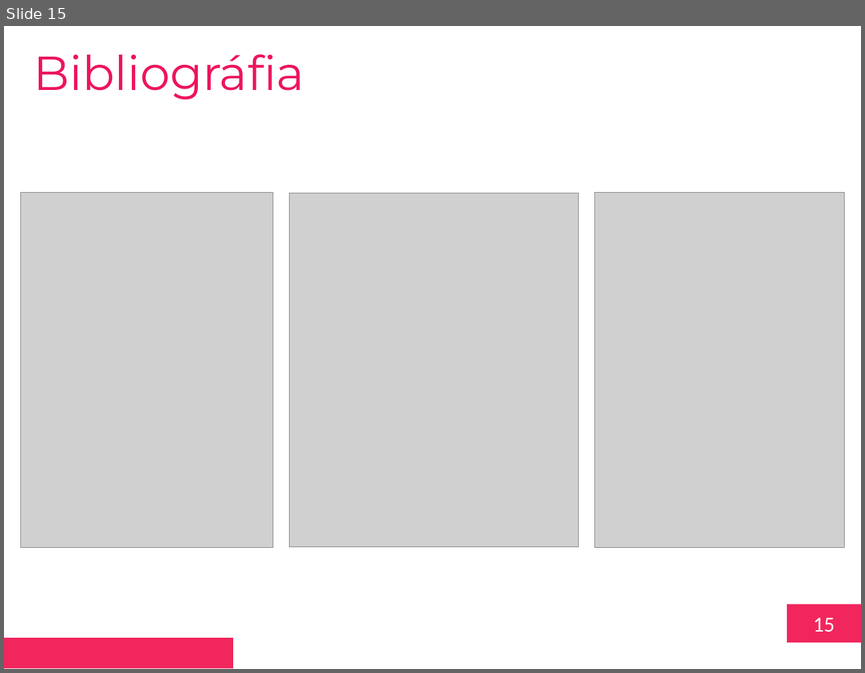
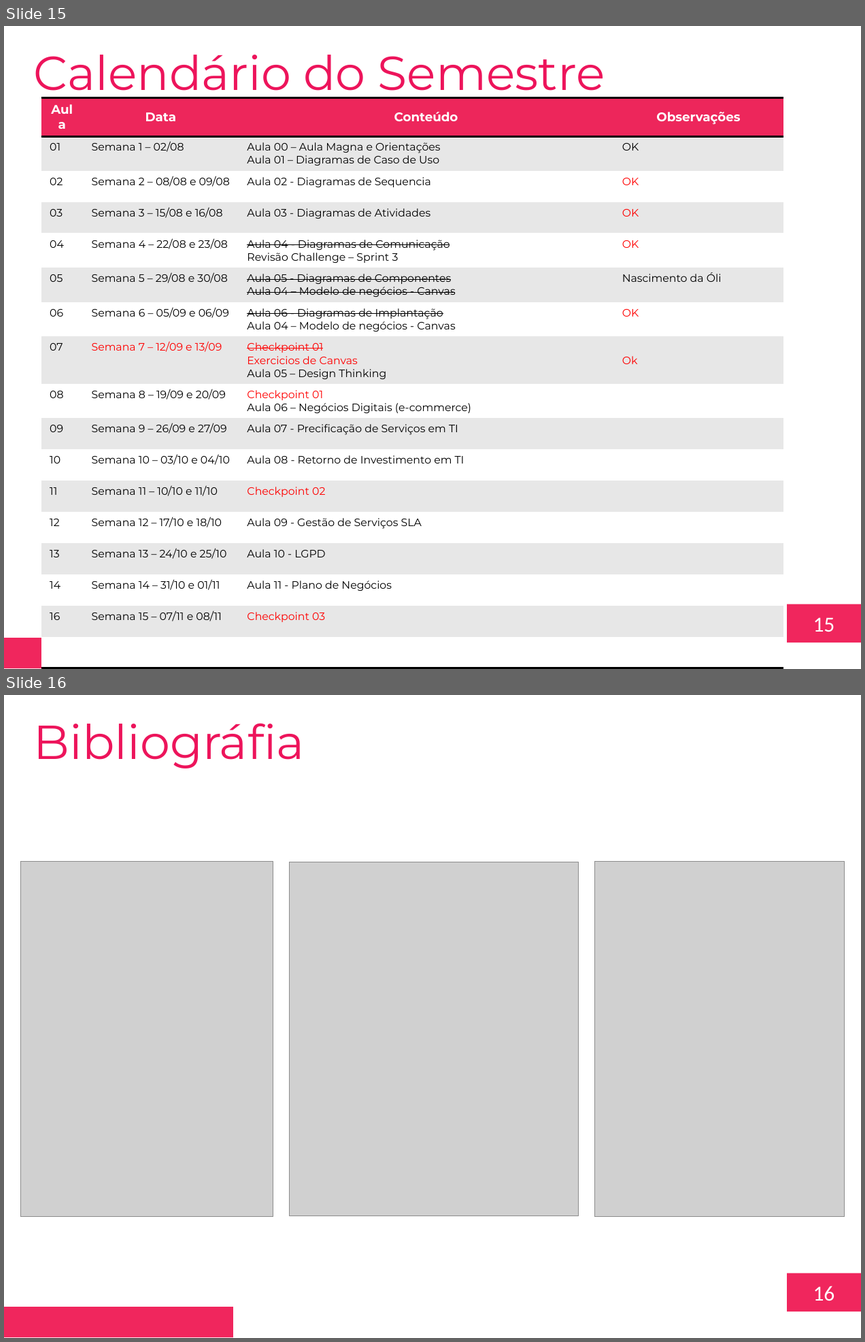
Before and after one commit to toyusan/aula-fiap-software-design-tx, a slide deck: Aula 00 - Aula Magna e Orientações/Aula 00 - Aula Magna e Orientações v3.pptx. Shown one above the other, each under a label of ours: slide 15 before the commit, slides 15 and 16 after it. The pictures are 865x673 and 865x1342 pixels, drawn with LibreOffice and Linux fonts; fonts in the diff are those of the drawing; grey boxes stand for pictures; background and template pictures are left out. Boxes give left, top, right and bottom in pixels: in the first picture for what was removed or moved away, otherwise in the second. Text is boxed around its words. In the diff, an @@ line names an element or a change of style, - is before the commit and + after.

```diff
--- a/Aula 00 - Aula Magna e Orientações/Aula 00 - Aula Magna e Orientações v3.pptx
+++ b/Aula 00 - Aula Magna e Orientações/Aula 00 - Aula Magna e Orientações v3.pptx
@@ slide 15 added at <box>4,26,861,669</box>, background #FFFFFF; not listed: 2 template elements that a slide beside it also shows @@
@@ text added at <box>34,55,605,101</box>, 40 pt, text #ED145B @@
+Calendário do Semestre
@@ table added at <box>41,98,784,660</box>, 17 rows, 4 columns @@
+Aula | Data | Conteúdo | Observações
+01 | Semana 1 – 02/08 | Aula 00 – Aula Magna e Orientações / Aula 01 – Diagramas de Caso de Uso | OK
+02 | Semana 2 – 08/08 e 09/08 | Aula 02 - Diagramas de Sequencia | OK
+03 | Semana 3 – 15/08 e 16/08 | Aula 03 - Diagramas de Atividades | OK
+04 | Semana 4 – 22/08 e 23/08 | Aula 04 - Diagramas de Comunicação / Revisão Challenge – Sprint 3 | OK
+05 | Semana 5 – 29/08 e 30/08 | Aula 05 - Diagramas de Componentes / Aula 04 – Modelo de negócios - Canvas | Nascimento da Óli
+06 | Semana 6 – 05/09 e 06/09 | Aula 06 - Diagramas de Implantação / Aula 04 – Modelo de negócios - Canvas | OK
+07 | Semana 7 – 12/09 e 13/09 | Checkpoint 01 / Exercicios de Canvas / Aula 05 – Design Thinking | Ok
+08 | Semana 8 – 19/09 e 20/09 | Checkpoint 01 / Aula 06 – Negócios Digitais (e-commerce) | 
+09 | Semana 9 – 26/09 e 27/09 | Aula 07 - Precificação de Serviços em TI | 
+10 | Semana 10 – 03/10 e 04/10 | Aula 08 - Retorno de Investimento em TI | 
+11 | Semana 11 – 10/10 e 11/10 | Checkpoint 02 | 
+12 | Semana 12 – 17/10 e 18/10 | Aula 09 - Gestão de Serviços SLA | 
+13 | Semana 13 – 24/10 e 25/10 | Aula 10 - LGPD | 
+14 | Semana 14 – 31/10 e 01/11 | Aula 11 - Plano de Negócios | 
+16 | Semana 15 – 07/11 e 08/11 | Checkpoint 03 | 
+ |  |  | 
@@ what was slide 15 is now slide 16 @@
@@ page number at <box>813,1285,835,1301</box>: text changed @@
-15
+16
```
Also in this commit, not shown: 1 slide changed, 14 other files.
